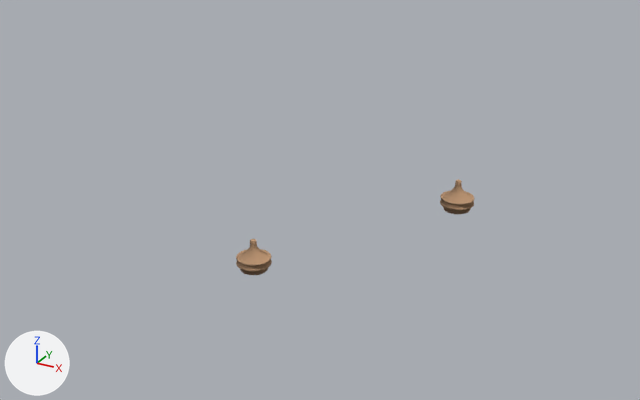
The glTF model www/models/lba2/iso_scenes/25.glb as it was, and as the next commit left it.
Both versions are drawn from a 50 mm lens placed at (15.87, -21.62, 13.5), pointed at (6.7, -4.94, 5.16). Lighting does not change. The marker at lower left points along +X, +Y and +Z. Where no turn or scale is listed for an object, it has been applied to the vertices. Vertices at the same position are counted once.

Objects in the first picture: 'colored'.
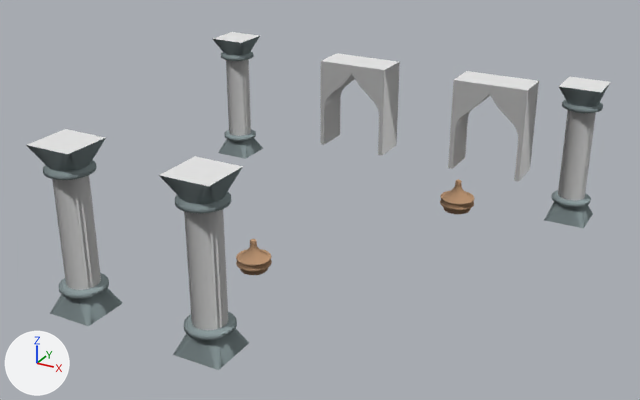
The edits, one by one:
Material 'Material_2' (mat_material_2) is new.
Its base color is (0.8, 0.8, 0.8) (white #e7e7e7).
Its roughness is 1.0.
Material 'Material_1' (mat_material_1) is new.
Its base color is (0.8, 0.8, 0.8) (white #e7e7e7).
Its roughness is 1.0.
me_mesh_0 is used by ob_colored; location (0.0, 0.0, 0.0).
me_mesh_0 had 722 vertices, 1316 faces and spanned x 4.04..8.96, y -4.96..-0.04, z 2.5..4.41.
me_mesh_0 now has 1618 vertices, 2964 faces and spans x 1.0..12.0, y -11.0..0.0, z 2.5..8.0.
me_mesh_0 part 1: a new loose piece of 112 vertices spanning x 1.0..2.0, y -1.0..0.0, z 4.0..4.6, in mat_material_0.
me_mesh_0 part 2: a new loose piece of 112 vertices spanning x 1.0..2.0, y -1.0..0.0, z 6.9..7.5, in mat_material_0.
me_mesh_0 part 3: a new loose piece of 112 vertices spanning x 11.0..12.0, y -1.0..0.0, z 4.0..4.6, in mat_material_0.
me_mesh_0 part 4: a new loose piece of 112 vertices spanning x 11.0..12.0, y -1.0..0.0, z 6.9..7.5, in mat_material_0.
me_mesh_0 part 5: a new loose piece of 112 vertices spanning x 4.0..5.0, y -11.0..-10.0, z 4.5..5.1, in mat_material_0.
me_mesh_0 part 6: a new loose piece of 112 vertices spanning x 4.0..5.0, y -11.0..-10.0, z 7.4..8.0, in mat_material_0.
me_mesh_0 part 7: a new loose piece of 112 vertices spanning x 7.0..8.0, y -11.0..-10.0, z 4.5..5.1, in mat_material_0.
me_mesh_0 part 8: a new loose piece of 112 vertices spanning x 7.0..8.0, y -11.0..-10.0, z 7.4..8.0, in mat_material_0.
Mesh me_mesh_2 is new.
It has 320 vertices, 304 faces and spans x 1.0..12.0, y -11.0..0.0, z 4.0..8.0.
It uses material mat_material_2 (its picture is missing).
Mesh me_mesh_1 is new.
It has 80 vertices, 152 faces and spans x 4.0..10.0, y 0.0..1.0, z 4.5..7.0.
It uses material mat_material_1 (its picture is missing).
Object 'textured_7d9f1007' (ob_textured_7d9f1007) is new; it shows me_mesh_2.
Its location is (0.0, 0.0, 0.0).
Object 'textured_cea9e6fd' (ob_textured_cea9e6fd) is new; it shows me_mesh_1.
Its location is (0.0, 0.0, 0.0).

Location of each change, [x1, y1, x2, y2] in pixels of the pictures (640 x 400 px):
'textured_7d9f1007', added
    after: [27, 32, 610, 330]
'colored', reshaped (144% wider, 245% taller)
    before: [236, 179, 475, 275]
    after: [26, 36, 611, 370]
'textured_cea9e6fd', added
    after: [321, 53, 539, 181]
part 1 of me_mesh_0, added
    after: [218, 129, 263, 159]
part 2 of me_mesh_0, added
    after: [213, 36, 260, 61]
part 3 of me_mesh_0, added
    after: [544, 190, 593, 228]
part 4 of me_mesh_0, added
    after: [559, 82, 611, 113]
part 5 of me_mesh_0, added
    after: [50, 273, 123, 326]
part 6 of me_mesh_0, added
    after: [26, 138, 106, 180]
part 7 of me_mesh_0, added
    after: [173, 312, 249, 370]
part 8 of me_mesh_0, added
    after: [159, 167, 242, 213]
